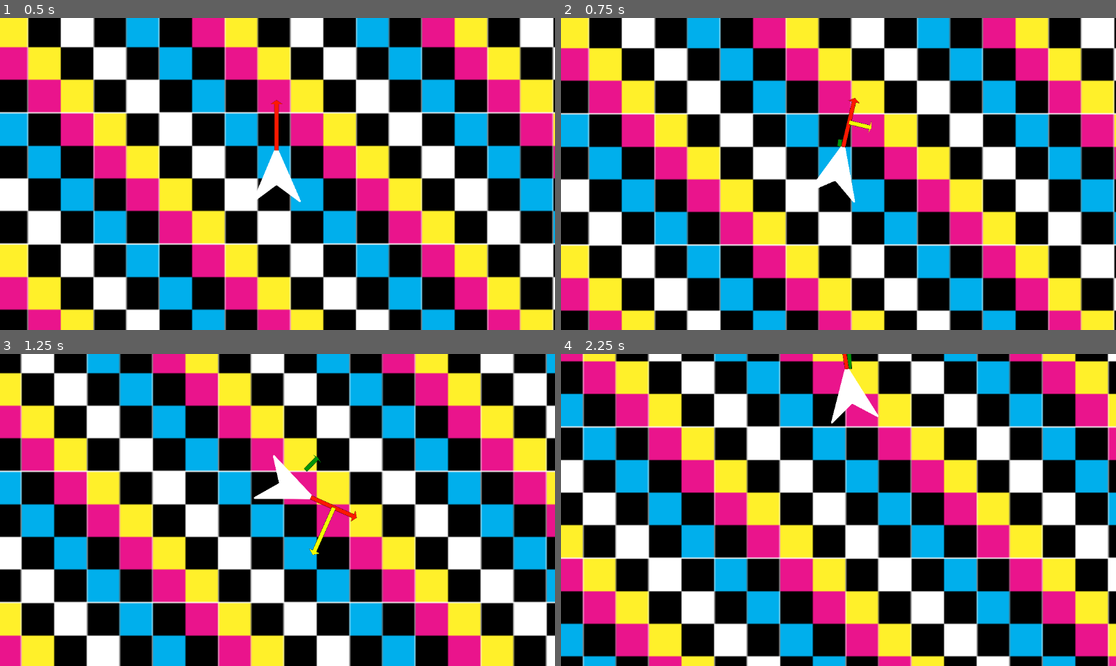
Above: before the commit, frames 1-4 (two rows, left to right).
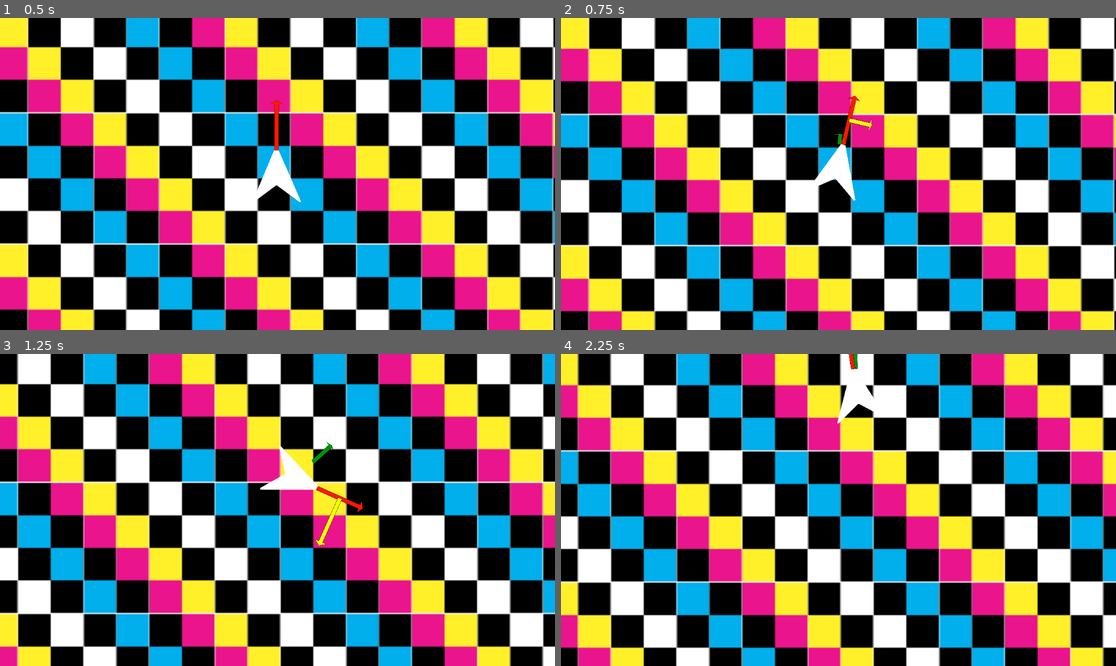
Above: after the commit, the same moments.

Repository: ParadoxArcher/Angle_Advantage
Game: Godot game, scene res://Scenes/GameScene.tscn
Two runs of this game, one before a commit and one after it. Both use one fixed random seed, a clock stepped at 60 frames per second and the inputs below.
Inputs:
- Up to frame 1 (0.5 s): no input
- Up to frame 2 (0.75 s): tap Enter at 0.5 s; hold D (RotateRight) from 0.53 s (still down); hold W (Boost) from 0.53 s (still down)
- Up to frame 3 (1.25 s): keep holding D (RotateRight); keep holding W (Boost)
- Up to frame 4 (2.25 s): release D (RotateRight) at 1.28 s; release W (Boost) at 1.28 s; hold S (Back) 1.28-2.03 s; tap W (Boost) at 1.35 s; hold D (RotateRight) from 2.03 s (still down); hold W (Boost) from 2.03 s (still down); tap Space (Dodge) at 2.1 s

Frame 1 is identical in both runs. In frame 2, 6.0% of the frame differs, in the area x 0-100%, y 9-95%; in frame 3, 46%; in frame 4, 83%, in the area x 0-100%, y 0-100%.

Commit message:
vault backup: 2025-01-11 23:01:32

Diff:
--- a/zProject Files/Godot/Scripts/PlayerScript.gd
+++ b/zProject Files/Godot/Scripts/PlayerScript.gd
@@ -48,8 +48,8 @@
 	var AccelRate
 	if MoveInput.y > 0:
 		BoostDir = Vector2(cos(rotation), sin(rotation))
-		AccelRate = SpeedDecel[0] #SpeedAccel
-		print(BoostDir.dot(velocity.normalized()))
+		AccelRate = SpeedAccel - SpeedDecel[0] * (BoostDir.dot(velocity.normalized()) / 2 )
+		print(AccelRate)
 	else:
 		BoostDir = Vector2(0, 0)
 		AccelRate = SpeedDecel[0] #BaseSpeedDecel
Not shown, changed: .obsidian/workspace.json
